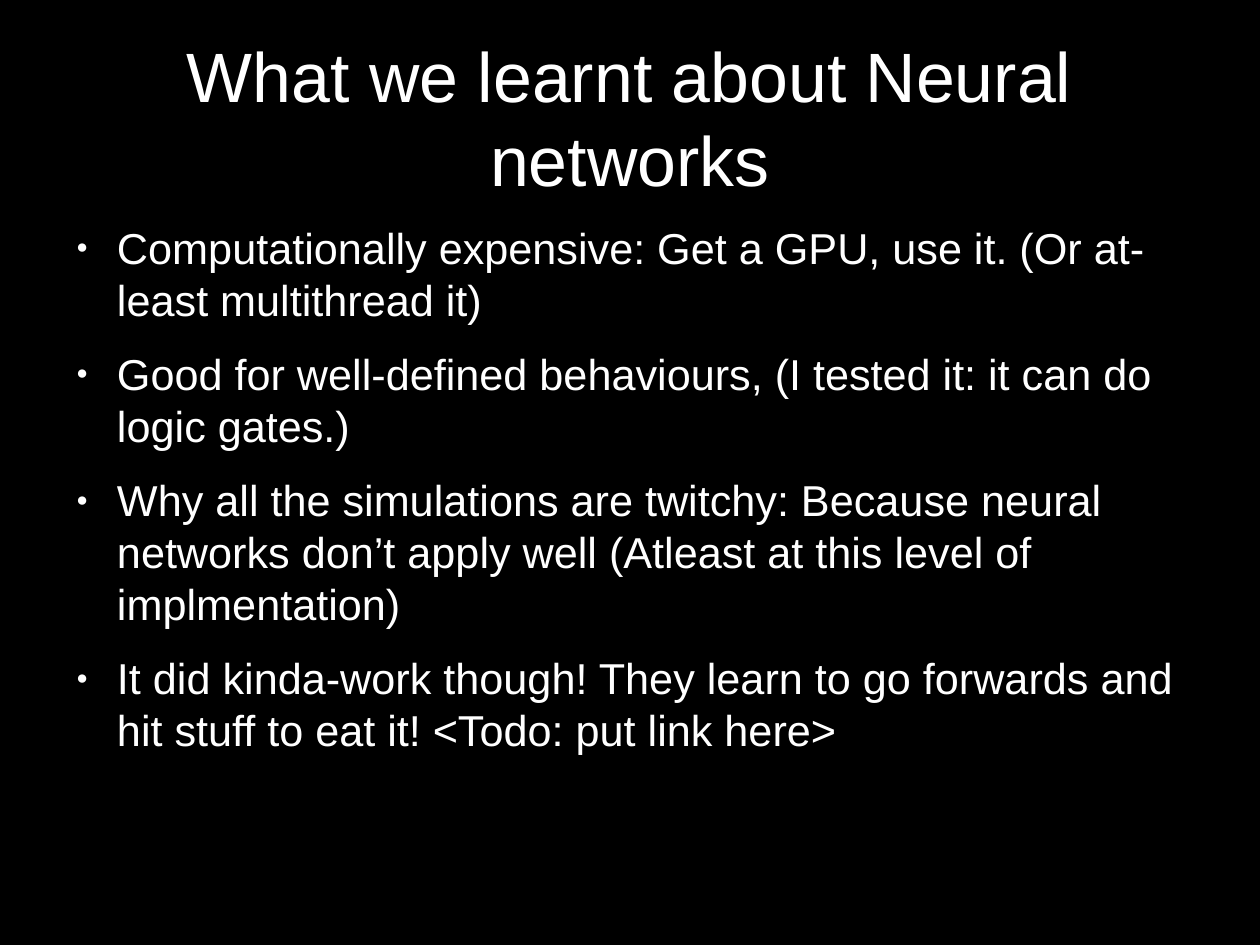
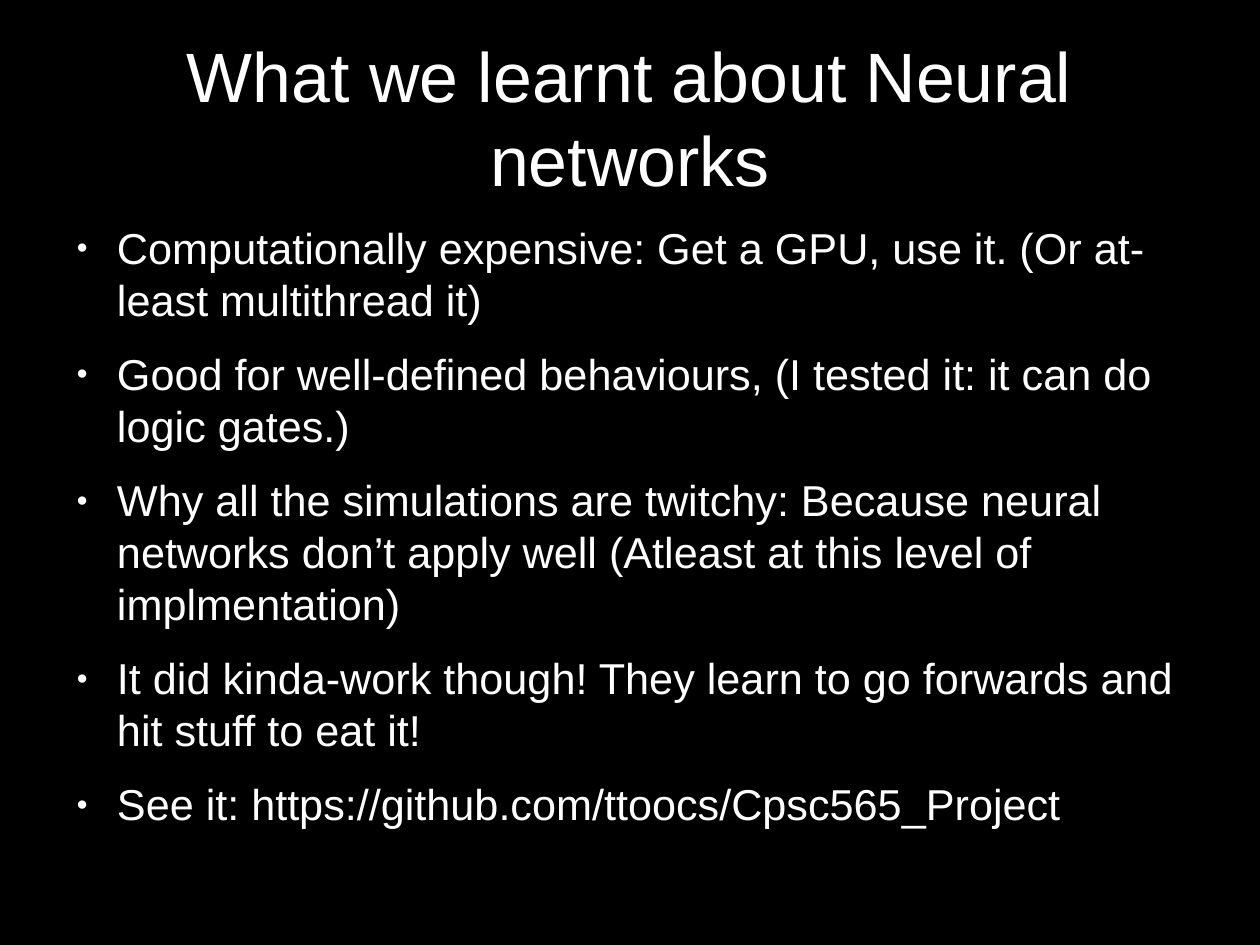
Before and after one commit to ttoocs/Cpsc565_Project, a slide deck: slide 4 of presentation/Emergent Slides.odp. Drawn at 1260x945 pixels with LibreOffice and Linux fonts; fonts in the diff are those of the drawing. Boxes give left, top, right and bottom in pixels: in the first picture for what was removed or moved away, otherwise in the second. Text is boxed around its words. In the diff, an @@ line names an element or a change of style, - is before the commit and + after.

```diff
--- a/presentation/Emergent Slides.odp
+++ b/presentation/Emergent Slides.odp
@@ text at box(117, 662, 1173, 829): text changed @@
-● It did kinda-work though! They learn to go forwards and hit stuff to eat it! <Todo: put link here>
+● It did kinda-work though! They learn to go forwards and hit stuff to eat it!
+● See it: https://github.com/ttoocs/Cpsc565_Project
```
Also in this commit, not shown: 2 other slides changed.
